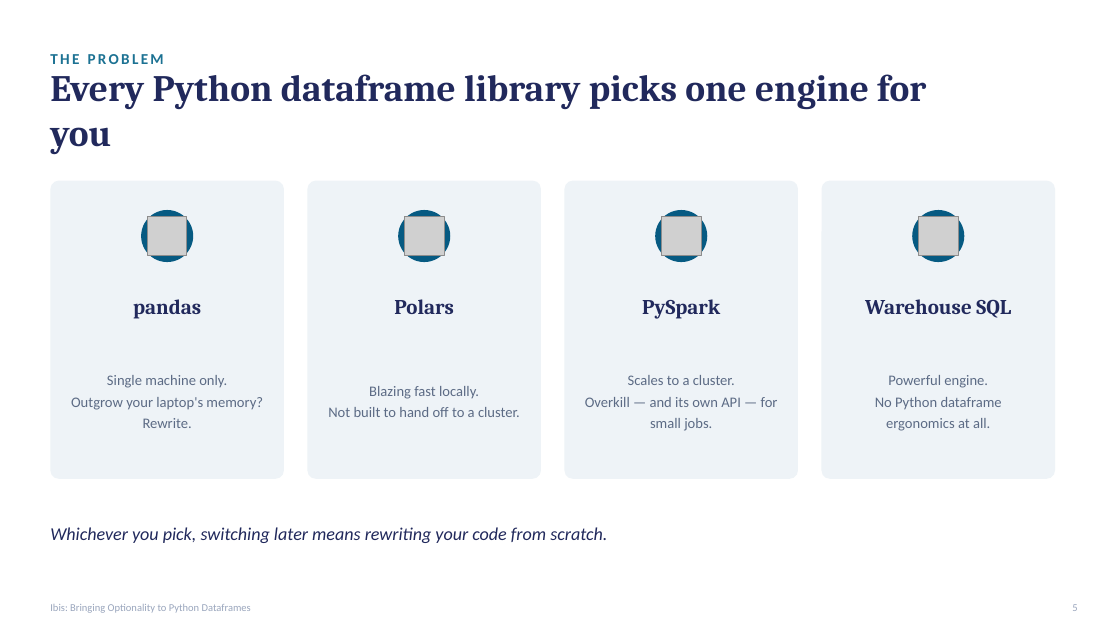
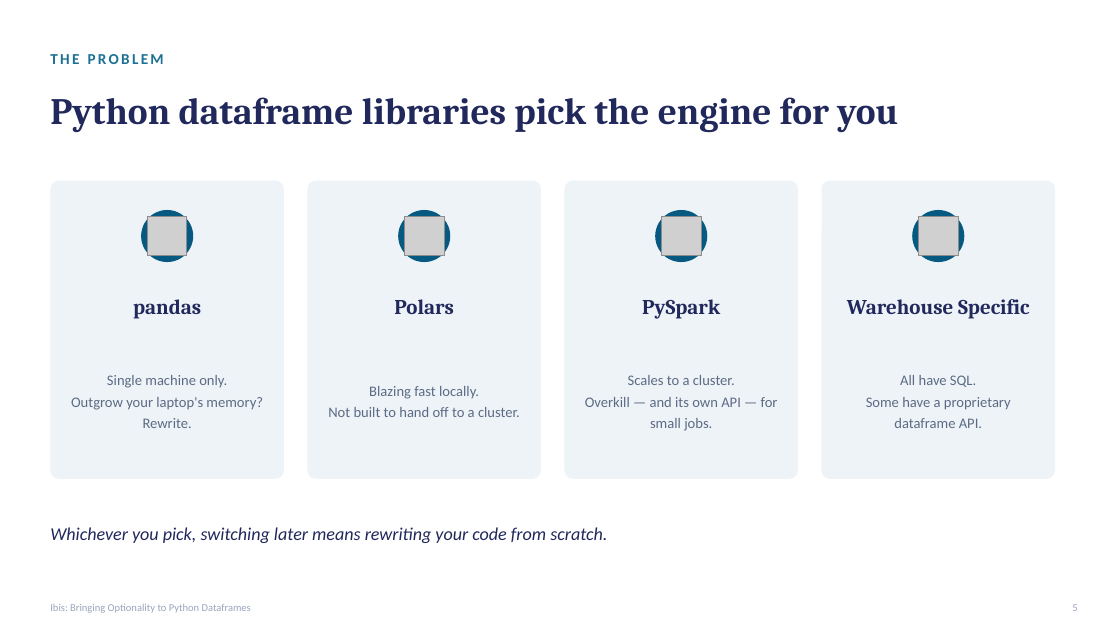
Before and after one commit to lestermartin/ibis-optionality, a slide deck: slide 5 of slides/ibis-optionality-slides.pptx. Drawn at 1120x630 pixels with LibreOffice and Linux fonts; fonts in the diff are those of the drawing; grey boxes stand for pictures. Boxes give left, top, right and bottom in pixels: in the first picture for what was removed or moved away, otherwise in the second. Text is boxed around its words. In the diff, an @@ line names an element or a change of style, - is before the commit and + after.

```diff
--- a/slides/ibis-optionality-slides.pptx
+++ b/slides/ibis-optionality-slides.pptx
@@ text at [50, 97, 898, 133]: text changed @@
-Every Python dataframe library picks one engine for you
+Python dataframe libraries pick the engine for you
@@ text at [847, 299, 1030, 319]: text changed @@
-Warehouse SQL
+Warehouse Specific
@@ text at [866, 375, 1011, 428]: text changed @@
-Powerful engine.
-No Python dataframe ergonomics at all.
+All have SQL.
+Some have a proprietary dataframe API.
```
Also in this commit, not shown: 9 other slides changed, 2 slides added, 2 other files.
